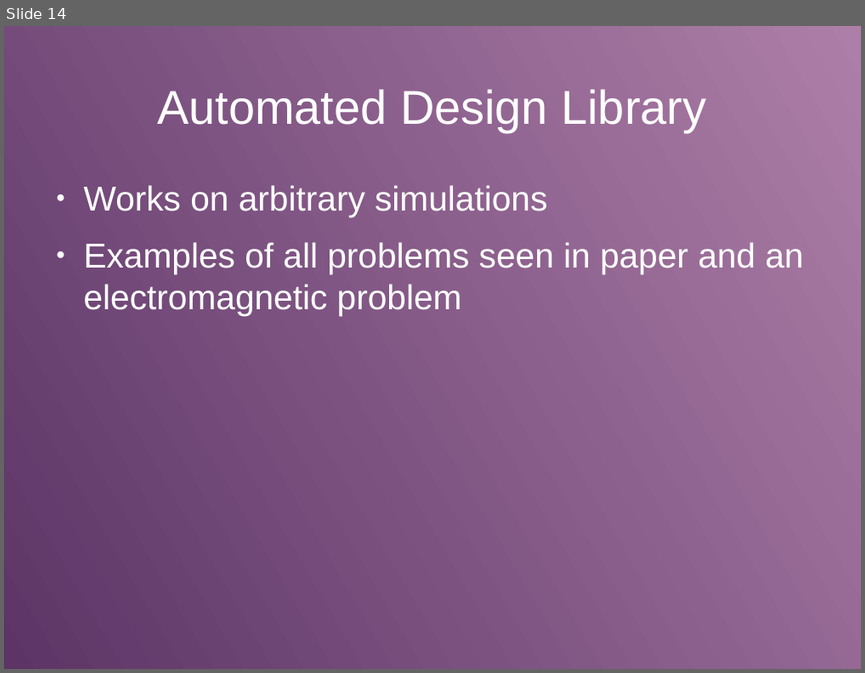
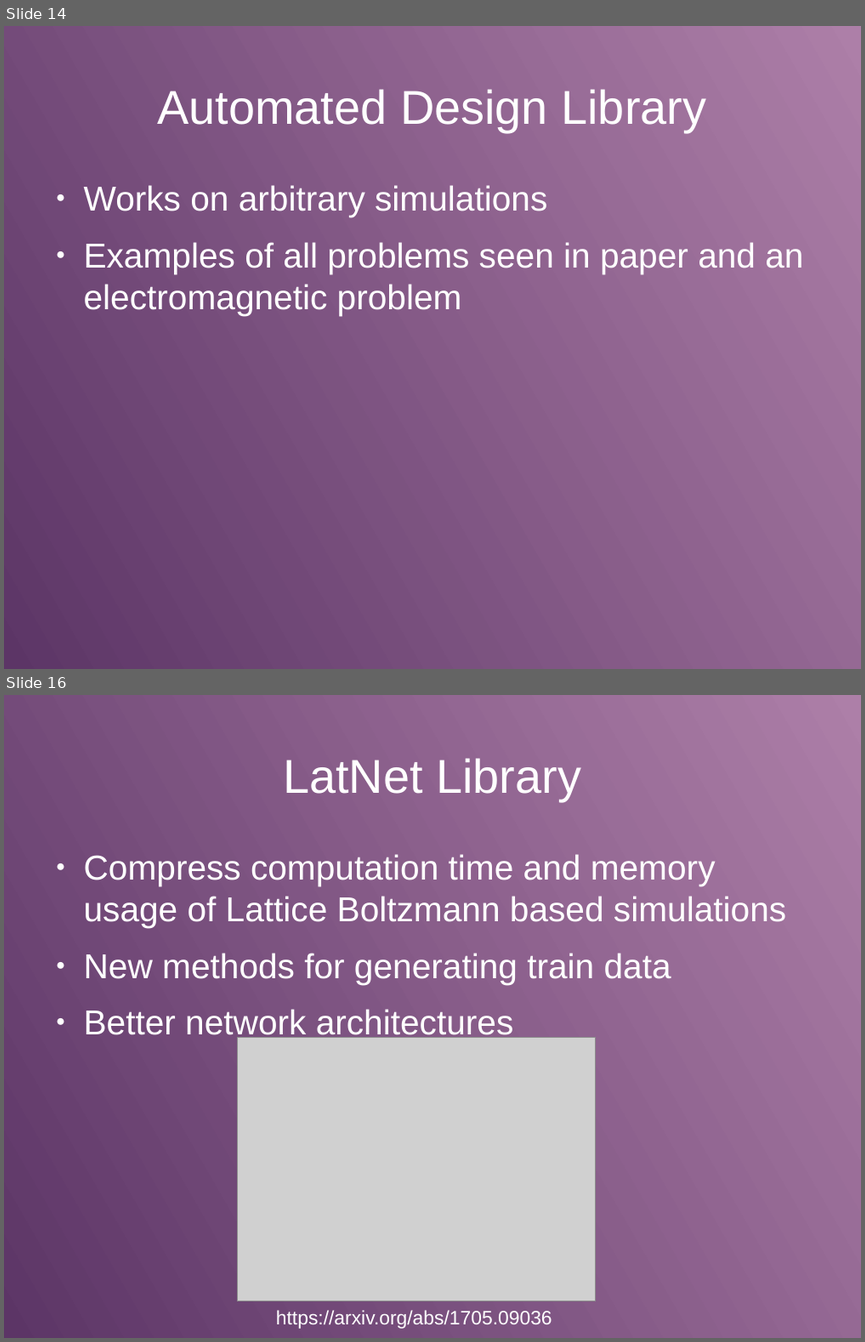
Before and after one commit to loliverhennigh/Steady-State-Flow-With-Neural-Nets, a slide deck: video/presentation.odp. Shown one above the other, each under a label of ours: slide 14 before the commit, slides 14 and 16 after it; the slides between them are not shown. The pictures are 865x673 and 865x1342 pixels, drawn with LibreOffice and Linux fonts; fonts in the diff are those of the drawing; grey boxes stand for pictures. Boxes give left, top, right and bottom in pixels: in the first picture for what was removed or moved away, otherwise in the second. Text is boxed around its words. In the diff, an @@ line names an element or a change of style, - is before the commit and + after.

```diff
--- a/video/presentation.odp
+++ b/video/presentation.odp
@@ slide 16 added at bbox=[4, 695, 861, 1338], background gradient #AD7FA8 to #5C3566 @@
@@ title added at bbox=[283, 758, 581, 801], 44 pt, text #FFFFFF @@
+LatNet Library
@@ text added at bbox=[84, 854, 786, 1041], 32 pt, text #FFFFFF @@
+● Compress computation time and memory usage of Lattice Boltzmann based simulations
+● New methods for generating train data
+● Better network architectures
@@ picture added at bbox=[237, 1037, 595, 1301] @@
@@ text added at bbox=[276, 1310, 552, 1328], 18 pt, text #FFFFFF @@
+https://arxiv.org/abs/1705.09036
```
Also in this commit, not shown: 4 slides changed, 2 other slides added.
